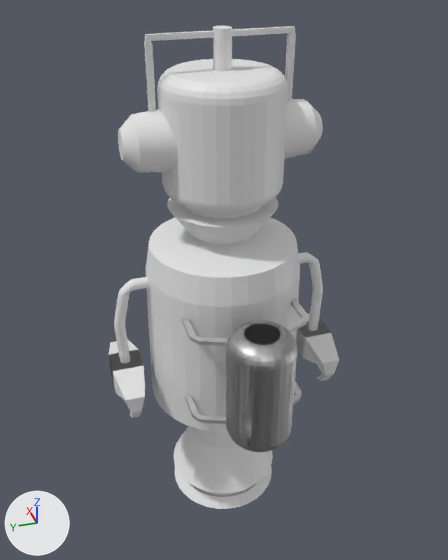
One commit to the Blender file GAME/L.o.M/Assets/Model/Roboter.blend: the scene before it, then after it.
One viewpoint serves both versions: a camera (50 mm lens) standing at (-9.28, 2.88, 8.78) and looking at (-0.5, 0.14, 3.23). Every picture has the same lights, and +X, +Y and +Z are marked at lower left.

Objects in the first picture: 'Arm_L', 'Arm_R', 'Body', 'Cylinder', 'Hand_L', 'Hand_R'.
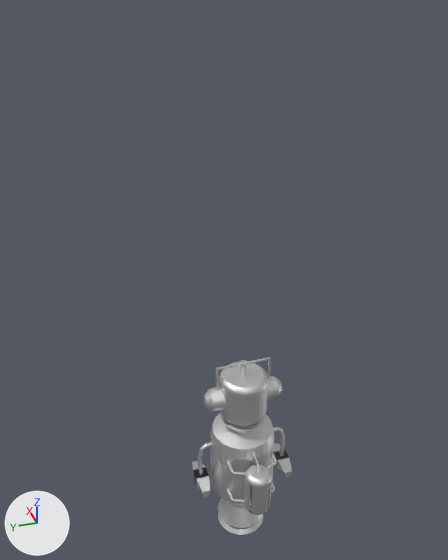
Commit message: Roboter FINAL
Fertigstellung Roboter

The change in detail:
me_cube has 6 vertices, 0 faces, 5 loose edges and spans x 0.0, y -0.58..1.34, z -5.14..-0.43.
me_cube now uses material mat_material (white #e7e7e7).
me_cube_001 has 20 vertices, 18 faces and spans x -1.0..3.55, y -1.12..1.11, z -2.61..1.0.
me_cube_001 now uses material mat_material (white #e7e7e7).
me_cylinder_001 is used by ob_cylinder; location (-2.04, 0.0, 1.55); scale (0.554, 0.554, 0.554).
me_cylinder_001 had 916 vertices, 884 faces and spanned x -1.0..2.08, y -1.84..1.84, z -1.0..2.85.
me_cylinder_001 now has 688 vertices, 662 faces and spans x -1.0..2.08, y -1.84..1.84, z -1.59..3.6.
me_cylinder_001 part 1: 484 vertices removed from x -0.98..0.98, y -1.0..1.0, z -1.0..2.85; 256 vertices added at x -0.07..1.42, y -0.07..0.07, z -1.59..3.6.
Object 'Body' (ob_body) moves from (0.0, 0.0, 0.0) to (-2.34, 0.4, 0.18).
Object 'Body' (ob_body) is rescaled from (2.86, 2.86, 2.86) to (1.07, 1.07, 1.07).
Object 'Arm_R' (ob_arm_r) moves from (0.0, 1.37, 3.3) to (-2.34, 0.91, 1.42).
Object 'Arm_R' (ob_arm_r) is rescaled from (0.423, 0.423, 0.423) to (0.159, 0.159, 0.159).
Object 'Hand_R' (ob_hand_r) moves from (0.0, 1.89, 1.27) to (-2.34, 1.11, 0.65).
Object 'Hand_R' (ob_hand_r) is rescaled from (0.255, 0.255, 0.255) to (0.0958, 0.0958, 0.0958).
Object 'Arm_L' (ob_arm_l) moves from (0.0, -1.37, 3.3) to (-2.34, -0.12, 1.42).
Object 'Arm_L' (ob_arm_l) is rescaled from (0.423, 0.423, 0.423) to (0.159, 0.159, 0.159).
Object 'Hand_L' (ob_hand_l) moves from (0.0, -1.91, 1.18) to (-2.34, -0.32, 0.62).
Object 'Hand_L' (ob_hand_l) is rescaled from (0.255, 0.255, 0.255) to (0.0958, 0.0958, 0.0958).
Object 'Cylinder' (ob_cylinder) moves from (-2.04, 0.0, 1.55) to (-3.1, 0.4, 0.76).
Object 'Cylinder' (ob_cylinder) is rescaled from (0.554, 0.554, 0.554) to (0.208, 0.208, 0.208).

Location of each change, [x1, y1, x2, y2] in pixels of the pictures (448 x 560 px; the box of a moved part takes in the faces that stretch with it):
'Body', moved, rescaled (62% narrower, 63% shorter)
    before: [118, 26, 323, 509]
    after: [204, 357, 282, 535]
'Cylinder', reshaped, moved, rescaled (60% narrower, 58% shorter)
    before: [181, 297, 308, 452]
    after: [227, 451, 277, 515]
'Hand_R', recoloured, moved, rescaled (46% narrower, 52% shorter)
    before: [109, 339, 145, 418]
    after: [192, 461, 211, 498]
'Hand_L', moved, rescaled
    before: [296, 313, 339, 381]
    after: [273, 443, 292, 479]
'Arm_R', recoloured, moved, rescaled
    before: [114, 277, 149, 363]
    after: [197, 442, 213, 475]
'Arm_L', moved, rescaled
    before: [298, 252, 323, 331]
    after: [273, 427, 285, 456]
part 1 of me_cylinder_001, moved or reshaped
    before: [226, 318, 307, 452]
    after: [250, 452, 267, 479]
